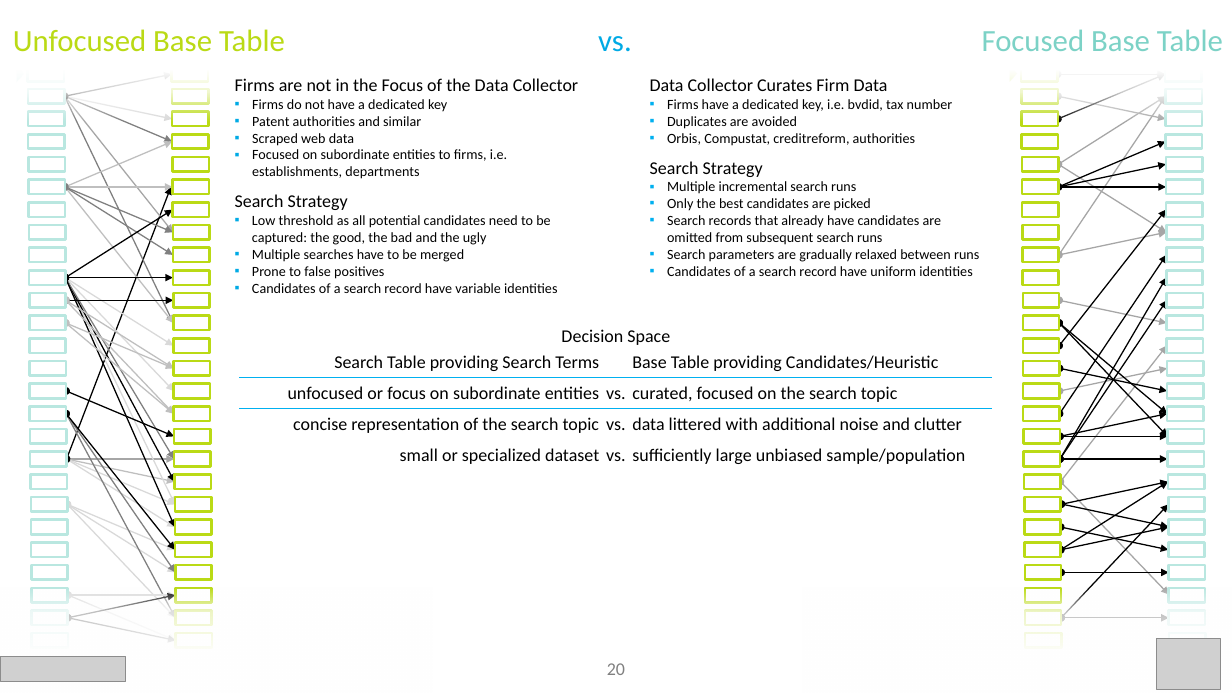
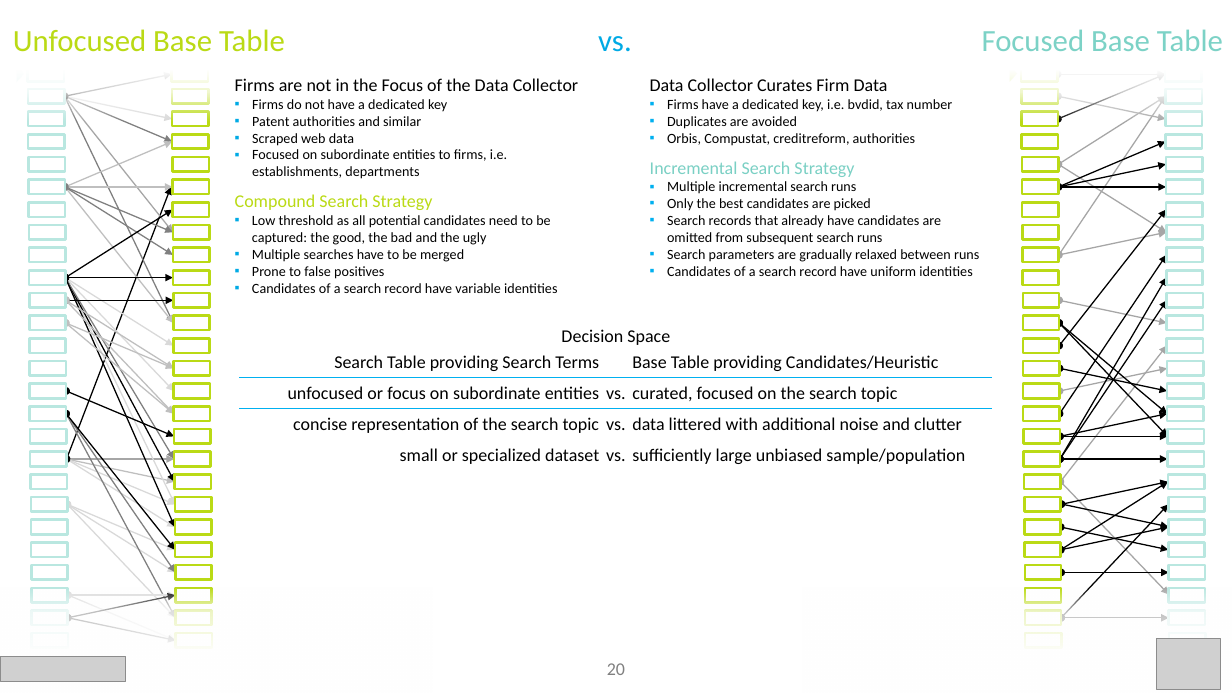
Before and after one commit to ThorstenDoherr/searchengine, a slide deck: slide 20 of doc/SearchEngine_Slides.pptx. Drawn at 1232x693 pixels with LibreOffice and Linux fonts; fonts in the diff are those of the drawing; grey boxes stand for pictures; background and template pictures are left out. Boxes give left, top, right and bottom in pixels: in the first picture for what was removed or moved away, otherwise in the second. Text is boxed around its words. In the diff, an @@ line names an element or a change of style, - is before the commit and + after.

```diff
--- a/doc/SearchEngine_Slides.pptx
+++ b/doc/SearchEngine_Slides.pptx
@@ text at box(650, 161, 854, 177): text changed; text colour #000000 to #7AD0C4 @@
-Search Strategy
+Incremental Search Strategy
@@ text at box(235, 194, 432, 210): text changed; text colour #000000 to #BADA15 @@
-Search Strategy
+Compound Search Strategy
```
Also in this commit, not shown: 6 other slides changed, 1 slide added, 1 slide removed, 1 other file.
